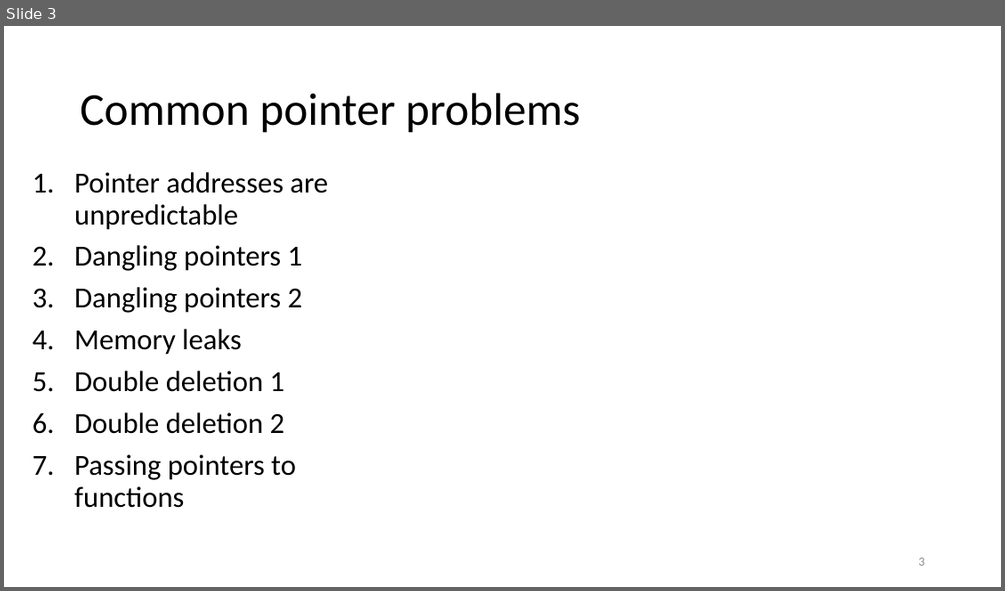
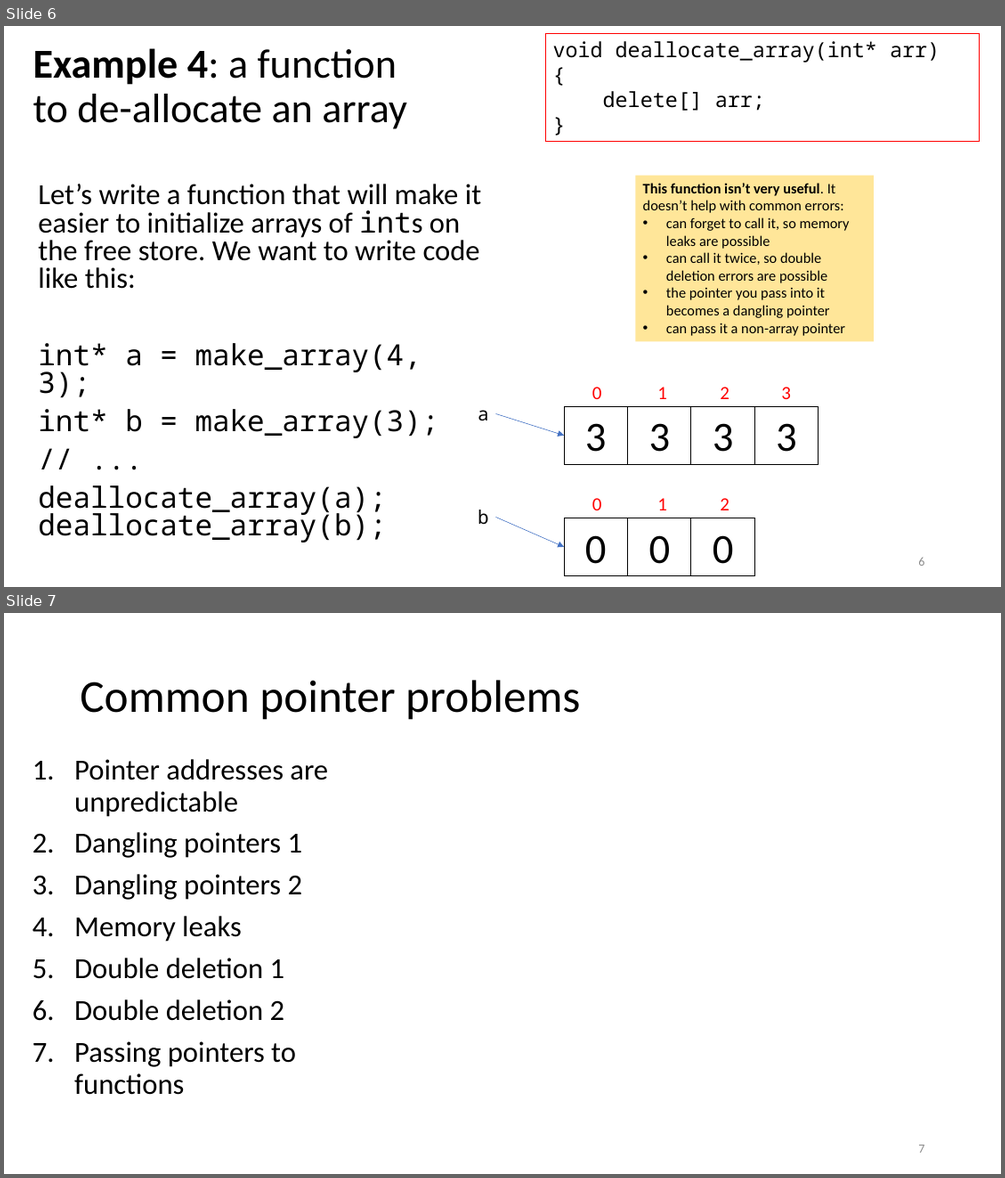
Before and after one commit to tjd1234/cmpt135spring2024, a slide deck: sample_code/week4/week4_cmpt135.pptx. Shown one above the other, each under a label of ours: slide 3 before the commit, slides 6 and 7 after it. The pictures are 1005x591 and 1005x1178 pixels, drawn with LibreOffice and Linux fonts; fonts in the diff are those of the drawing. Boxes give left, top, right and bottom in pixels: in the first picture for what was removed or moved away, otherwise in the second. Text is boxed around its words. In the diff, an @@ line names an element or a change of style, - is before the commit and + after.

```diff
--- a/sample_code/week4/week4_cmpt135.pptx
+++ b/sample_code/week4/week4_cmpt135.pptx
@@ slide 6 added at (4, 26, 1001, 587), background #FFFFFF @@
@@ title added at (33, 48, 406, 129), 39.6 pt, text #000000 @@
+Example 4: a function to de-allocate an array
@@ rectangle added at (545, 33, 979, 142), outline #FF0000 0.75 pt, 20 pt, text #000000 @@
+void deallocate_array(int* arr)
+{
+delete[] arr;
+}
@@ text added at (38, 184, 481, 542), 28 pt, text #000000 @@
+Let’s write a function that will make it easier to initialize arrays of ints on the free store. We want to write code like this:
+int* a = make_array(4, 3);
+int* b = make_array(3);
+// ...
+deallocate_array(a);
+deallocate_array(b);
@@ rectangle added at (636, 176, 874, 342), fill #FFE699, 14 pt, text #000000 @@
+This function isn’t very useful. It doesn’t help with common errors:
+• can forget to call it, so memory leaks are possible
+• can call it twice, so double deletion errors are possible
+• the pointer you pass into it becomes a dangling pointer
+• can pass it a non-array pointer
@@ group added at (564, 386, 818, 464): 4 rectangles, 4 texts @@
+3
+3
+3
+3
+0
+1
+2
+3
@@ text added at (477, 410, 489, 421), 18 pt, text #000000 @@
+a
@@ arrow added from (496, 413) to (564, 435), #4472C4 0.5 pt @@
@@ group added at (564, 498, 755, 576): 3 rectangles, 3 texts @@
+0
+0
+0
+0
+1
+2
@@ text added at (477, 509, 489, 524), 18 pt, text #000000 @@
+b
@@ arrow added from (496, 517) to (564, 547), #4472C4 0.5 pt @@
@@ page number added at (918, 557, 924, 565), 12 pt, text #8C8C8C @@
+6
@@ what was slide 3 is now slide 7 @@
@@ page number at (918, 1144, 924, 1152): text changed @@
-3
+7
```
Also in this commit, not shown: 20 slides changed, 6 other slides added, 1 slide removed, 1 other file.
